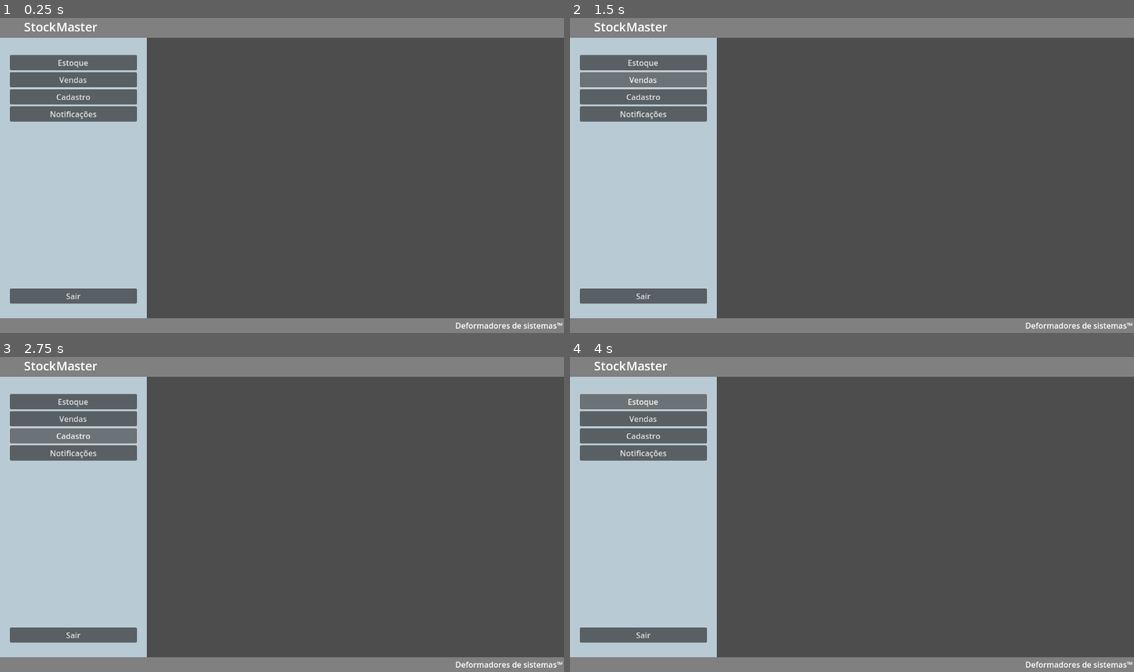
Above: before the commit, frames 1-4 (two rows, left to right).
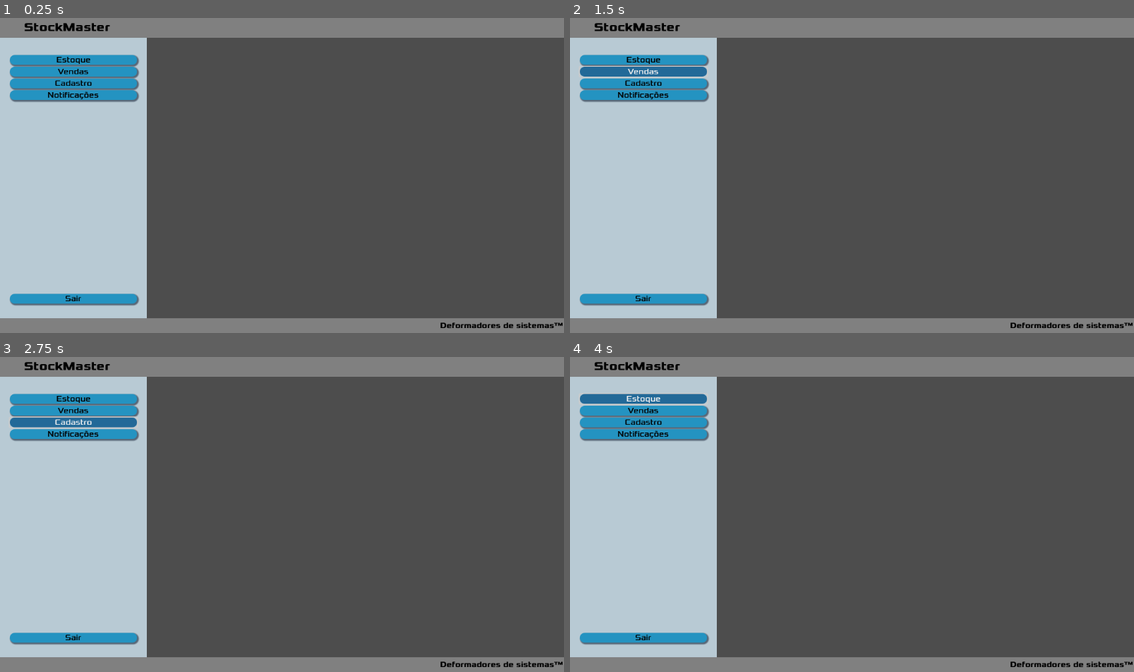
Above: after the commit, the same moments.

Repository: Jeday03/Sistema-De-Inventario-Modeladgem-De-Sistemas
Game: Godot game, scene res://Scenes/DefaultPage2.tscn
Same seed, same stepped clock (60 frames per second), same inputs: the game is played once before the commit and once after it. This scene is started directly instead of the project's main scene.
Inputs:
- Up to frame 1 (0.25 s): no input
- Up to frame 2 (1.5 s): click "Estoque" at 0.5 s; click "Vendas" at 1.25 s
- Up to frame 3 (2.75 s): click "Cadastro" at 2 s
- Up to frame 4 (4 s): click "Notificações" at 2.75 s; click "Estoque" at 3.5 s

The runs differ from the first frame. In frame 1, 6.4% of the frame differs, in the area x 1-100%, y 1-99%; in frame 2, 6.5%; in frame 3, 6.3%; in frame 4, 6.4%.

Commit message:
mexendo em outros designs

Diff:
--- a/stockmastergodot2/Scenes/CadastroFuncionario.tscn
+++ b/stockmastergodot2/Scenes/CadastroFuncionario.tscn
@@ -1,6 +1,7 @@
-[gd_scene load_steps=2 format=3 uid="uid://flpa1v0if7uv"]
+[gd_scene load_steps=3 format=3 uid="uid://flpa1v0if7uv"]
 
-[ext_resource type="Script" uid="uid://dfes7eftqca3a" path="res://Scripts/CadastroFuncionarioScript.gd" id="1_qssss"]
+[ext_resource type="Script" path="res://Scripts/CadastroFuncionarioScript.gd" id="1_qssss"]
+[ext_resource type="Theme" uid="uid://bqh2iuipvdjx" path="res://Themes/TemaNovo.tres" id="2_al0f7"]
 
 [node name="CadastroFuncionario" type="Control"]
 layout_mode = 3
@@ -31,6 +32,7 @@
 grow_horizontal = 2
 grow_vertical = 2
 size_flags_vertical = 3
+theme = ExtResource("2_al0f7")
 
 [node name="MarginContainer" type="MarginContainer" parent="HBoxContainer"]
 layout_mode = 2
@@ -58,6 +60,7 @@
 [node name="Formulario" type="VBoxContainer" parent="HBoxContainer/MarginContainer2"]
 layout_mode = 2
 size_flags_horizontal = 3
+theme = ExtResource("2_al0f7")
 
 [node name="Title" type="Label" parent="HBoxContainer/MarginContainer2/Formulario"]
 layout_mode = 2
@@ -113,7 +116,6 @@
 selected = 2
 item_count = 3
 popup/item_0/text = "Admnistrador"
-popup/item_0/id = 0
 popup/item_1/text = "Gerente"
 popup/item_1/id = 1
 popup/item_2/text = "Caixa/Repositor"
--- a/stockmastergodot2/Scenes/DefaultPage.tscn
+++ b/stockmastergodot2/Scenes/DefaultPage.tscn
@@ -1,4 +1,6 @@
-[gd_scene format=3 uid="uid://cpp10fh3liriv"]
+[gd_scene load_steps=2 format=3 uid="uid://cpp10fh3liriv"]
+
+[ext_resource type="Theme" uid="uid://bqh2iuipvdjx" path="res://Themes/TemaNovo.tres" id="1_7tra1"]
 
 [node name="DefaultPage" type="Control"]
 layout_mode = 3
@@ -27,11 +29,21 @@
 offset_right = 249.0
 offset_bottom = 17.5
 grow_vertical = 2
+theme = ExtResource("1_7tra1")
 
 [node name="Label" type="Label" parent="Header/HBoxContainer"]
 layout_mode = 2
 theme_override_font_sizes/font_size = 25
 text = "StockMaster"
+
+[node name="Background" type="ColorRect" parent="."]
+clip_contents = true
+layout_mode = 2
+offset_left = 300.0
+offset_top = 45.0
+offset_right = 1152.0
+offset_bottom = 639.0
+color = Color(0.241373, 0.436284, 0.560191, 1)
 
 [node name="Sidebar" type="ColorRect" parent="."]
 z_index = -1
@@ -40,7 +52,8 @@
 anchor_bottom = 1.0
 offset_right = 300.0
 grow_vertical = 2
-color = Color(0.721569, 0.792157, 0.831373, 1)
+theme = ExtResource("1_7tra1")
+color = Color(0.58943, 0.826612, 0.86543, 1)
 
 [node name="MarginContainer" type="MarginContainer" parent="Sidebar"]
 layout_mode = 1
@@ -94,6 +107,7 @@
 offset_top = -30.0
 grow_horizontal = 2
 grow_vertical = 0
+theme = ExtResource("1_7tra1")
 color = Color(0.501961, 0.501961, 0.501961, 1)
 
 [node name="HBoxContainer" type="HBoxContainer" parent="Footer"]
--- a/stockmastergodot2/Scenes/DefaultPage2.tscn
+++ b/stockmastergodot2/Scenes/DefaultPage2.tscn
@@ -1,6 +1,7 @@
-[gd_scene load_steps=2 format=3 uid="uid://kmqmxm1dioua"]
+[gd_scene load_steps=3 format=3 uid="uid://kmqmxm1dioua"]
 
-[ext_resource type="Script" uid="uid://cu2d6ncr24eja" path="res://Scripts/DefaultPage.gd" id="1_oxy3b"]
+[ext_resource type="Script" path="res://Scripts/DefaultPage.gd" id="1_oxy3b"]
+[ext_resource type="Theme" uid="uid://bqh2iuipvdjx" path="res://Themes/TemaNovo.tres" id="2_4q1ni"]
 
 [node name="DefaultPage" type="Control"]
 layout_mode = 3
@@ -30,6 +31,7 @@
 offset_right = 249.0
 offset_bottom = 17.5
 grow_vertical = 2
+theme = ExtResource("2_4q1ni")
 
 [node name="Label" type="Label" parent="Header/HBoxContainer"]
 layout_mode = 2
@@ -58,6 +60,7 @@
 anchor_bottom = 1.0
 grow_horizontal = 2
 grow_vertical = 2
+theme = ExtResource("2_4q1ni")
 theme_override_constants/margin_left = 20
 theme_override_constants/margin_top = 80
 theme_override_constants/margin_right = 20
@@ -108,6 +111,7 @@
 offset_top = -30.0
 grow_horizontal = 2
 grow_vertical = 0
+theme = ExtResource("2_4q1ni")
 color = Color(0.501961, 0.501961, 0.501961, 1)
 
 [node name="HBoxContainer" type="HBoxContainer" parent="Footer"]
--- a/stockmastergodot2/Scenes/TesteFile.tscn
+++ b/stockmastergodot2/Scenes/TesteFile.tscn
@@ -1,6 +1,7 @@
-[gd_scene load_steps=3 format=3 uid="uid://beohxmqhnpjfg"]
+[gd_scene load_steps=4 format=3 uid="uid://beohxmqhnpjfg"]
 
-[ext_resource type="Script" uid="uid://qqlkroorvehi" path="res://Scripts/CadastroItem.gd" id="1_flhr8"]
+[ext_resource type="Script" path="res://Scripts/CadastroItem.gd" id="1_flhr8"]
+[ext_resource type="Theme" uid="uid://bqh2iuipvdjx" path="res://Themes/TemaNovo.tres" id="2_k2qlc"]
 [ext_resource type="Texture2D" uid="uid://yd6lj62ywjel" path="res://icon.svg" id="2_uexps"]
 
 [node name="Control" type="Control"]
@@ -33,6 +34,7 @@
 offset_right = 455.0
 grow_horizontal = 2
 grow_vertical = 2
+theme = ExtResource("2_k2qlc")
 
 [node name="Label" type="Label" parent="VBoxContainer"]
 layout_mode = 2
Not shown, changed: stockmastergodot2/GodotFont/fonts/architect-s-daughter/ArchitectsDaughter.ttf.import
Not shown, changed: stockmastergodot2/GodotFont/fonts/cmu-typewriter/Typewriter/cmunit.ttf.import
Not shown, changed: stockmastergodot2/GodotFont/fonts/cmu-typewriter/Typewriter/cmuntb.ttf.import
Not shown, changed: stockmastergodot2/GodotFont/fonts/cmu-typewriter/Typewriter/cmuntt.ttf.import
Not shown, changed: stockmastergodot2/GodotFont/fonts/cmu-typewriter/Typewriter/cmuntx.ttf.import
Not shown, changed: stockmastergodot2/GodotFont/fonts/connection/Connection.otf.import
Not shown, changed: stockmastergodot2/GodotFont/fonts/connection/ConnectionBold.otf.import
Not shown, changed: stockmastergodot2/GodotFont/fonts/connection_ii/ConnectionII.otf.import
Not shown, changed: stockmastergodot2/GodotFont/fonts/droid-sans/DroidSans-Bold.ttf.import
Not shown, changed: stockmastergodot2/GodotFont/fonts/droid-sans/DroidSans.ttf.import
Not shown, changed: stockmastergodot2/GodotFont/fonts/kirifont/KiriFont.otf.import
Not shown, changed: stockmastergodot2/GodotFont/fonts/kirifont/KiriFont.ttf.import
(and 28 more such lines)
